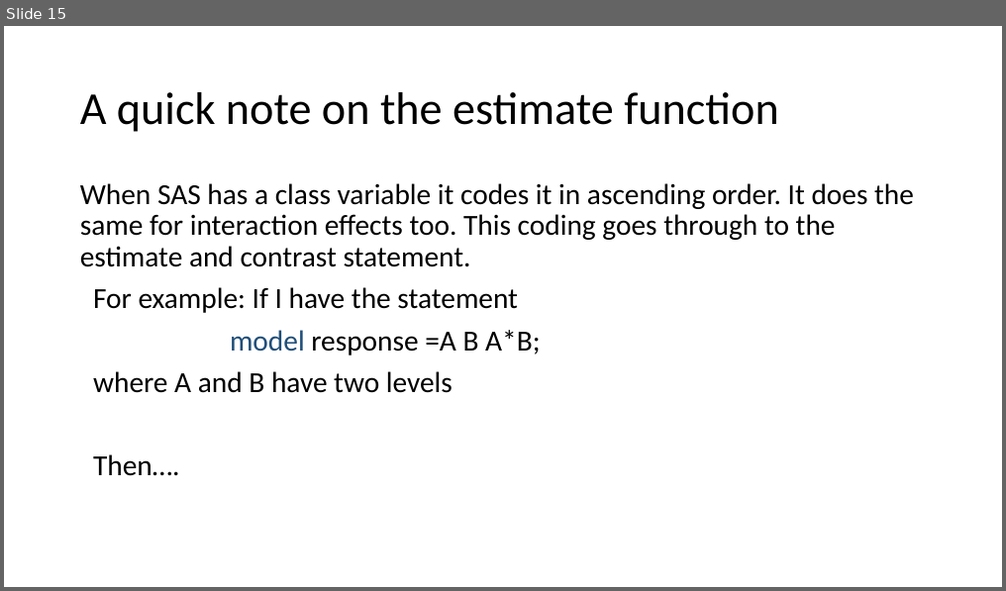
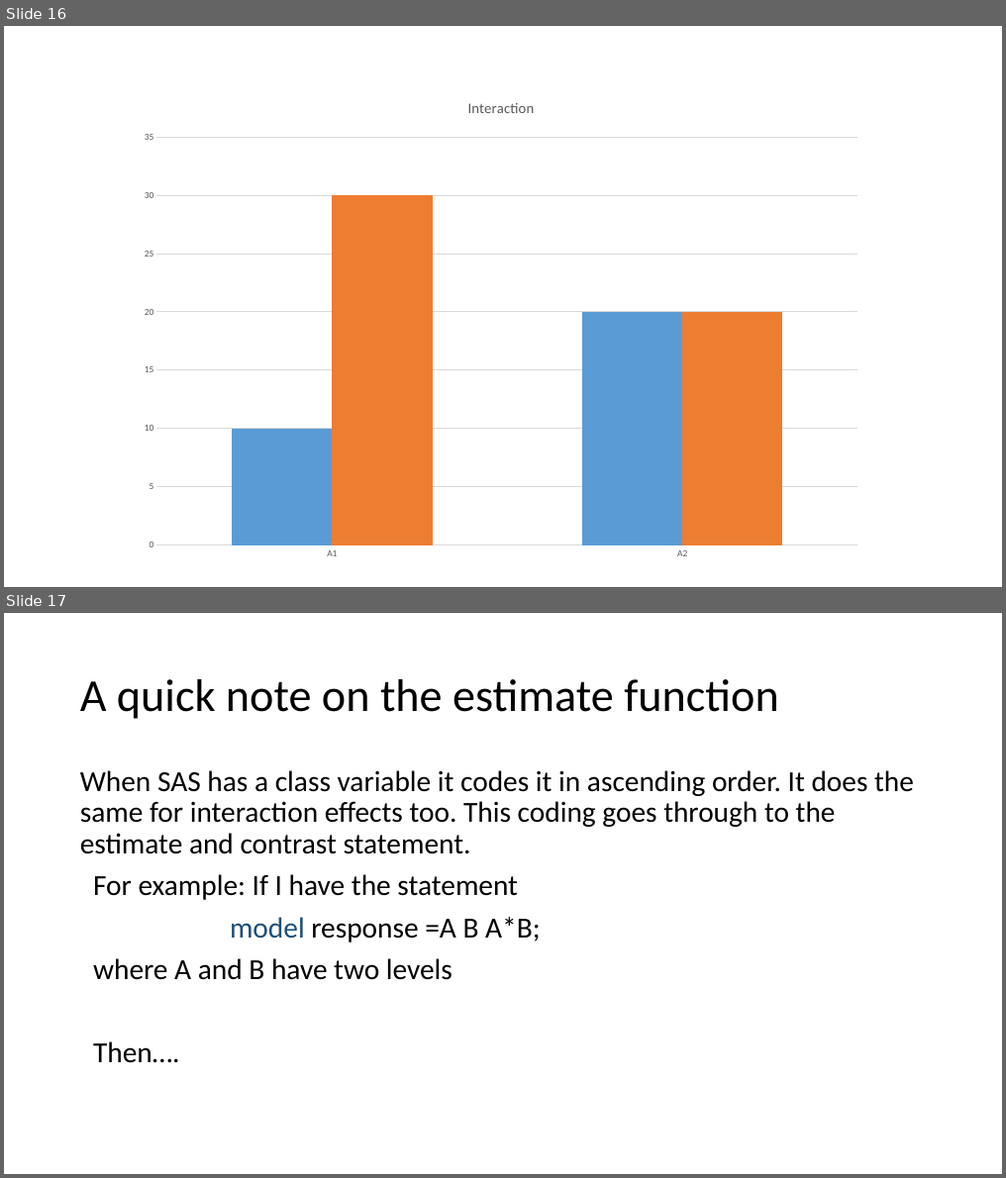
Before and after one commit to dhbrand/iaa_spring1_hw, a slide deck: d_of_e/slides/powerpoints/DOE Lecture 4.pptx. Shown one above the other, each under a label of ours: slide 15 before the commit, slides 16 and 17 after it. The pictures are 1006x591 and 1006x1178 pixels, drawn with LibreOffice and Linux fonts; fonts in the diff are those of the drawing. Boxes give left, top, right and bottom in pixels: in the first picture for what was removed or moved away, otherwise in the second. Text is boxed around its words. In the diff, an @@ line names an element or a change of style, - is before the commit and + after.

```diff
--- a/d_of_e/slides/powerpoints/DOE Lecture 4.pptx
+++ b/d_of_e/slides/powerpoints/DOE Lecture 4.pptx
@@ slide 16 added at (x1=4, y1=26, x2=1002, y2=587), background #FFFFFF @@
@@ column chart added at (x1=130, y1=81, x2=873, y2=570) @@
+title "Interaction "
+categories: A1, A2
+Series 1: 10, 20
+Series 2: 30, 20
@@ what was slide 15 is now slide 17 @@
```
Also in this commit, not shown: 1 slide changed, 1 other slide added, 8 slides removed, 5 other files.
